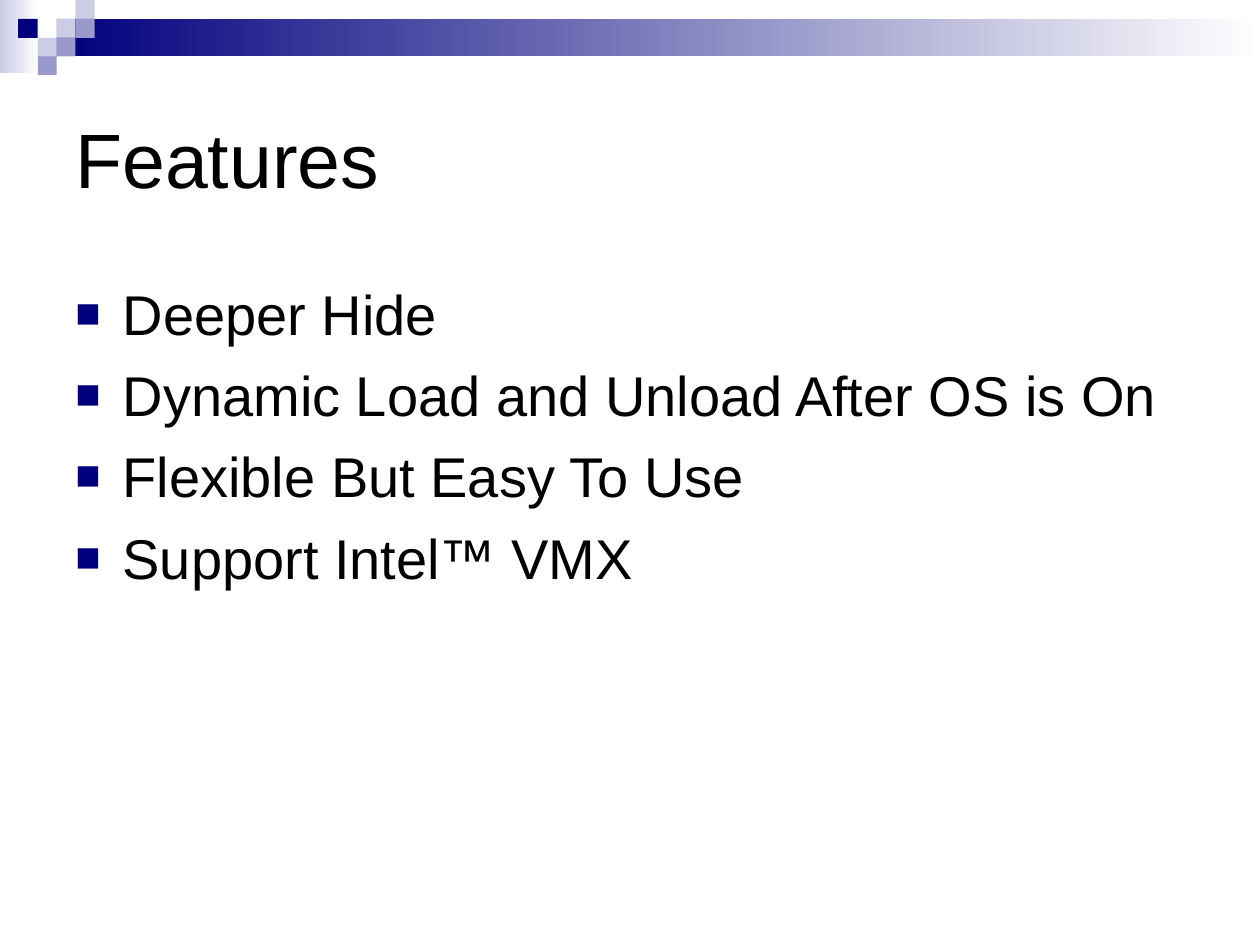
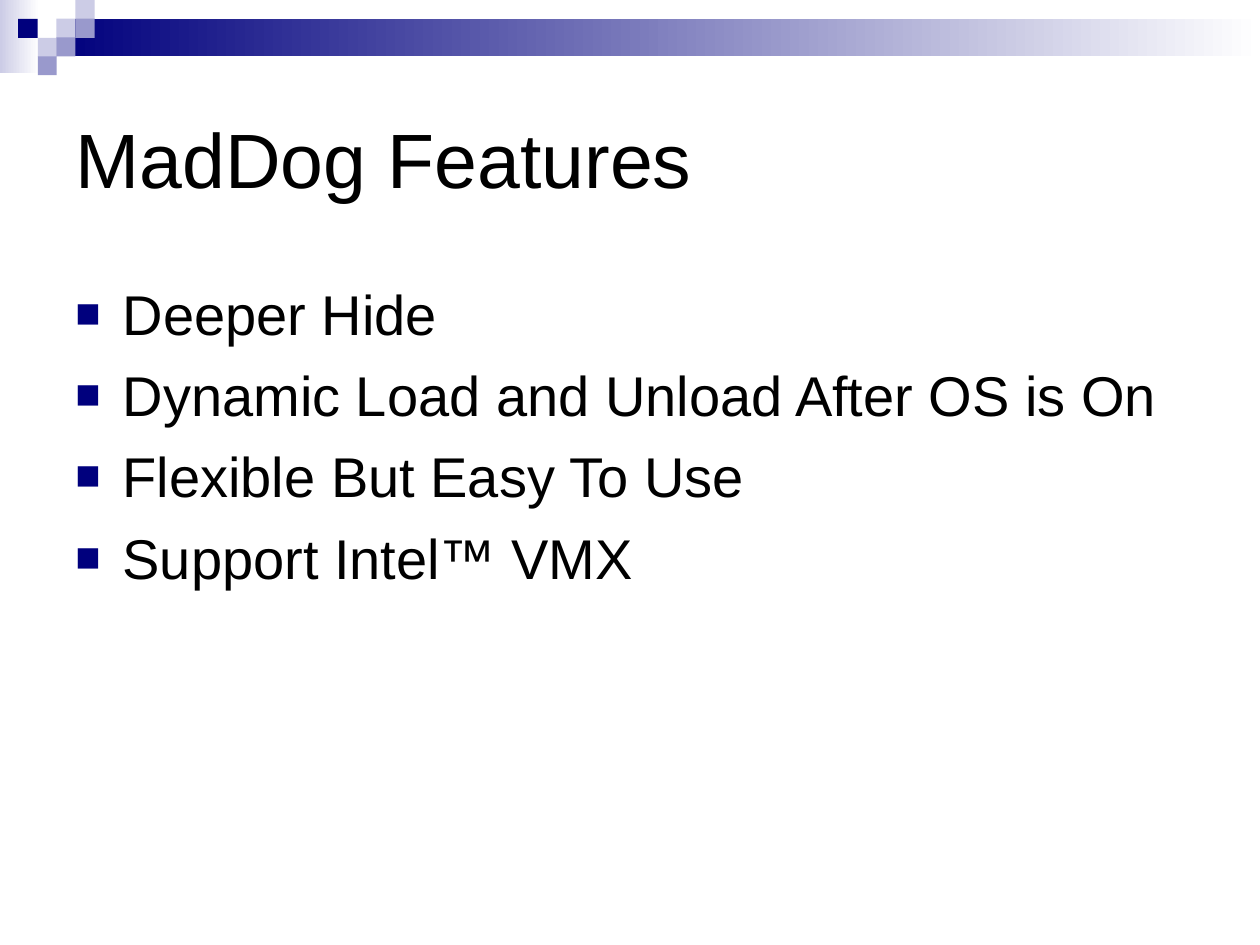
Before and after one commit to xdel/bluepillstudy, a slide deck: slide 4 of Framework/MadDog/doc/MadDog Project.ppt (slide 2 before the commit). Drawn at 1260x945 pixels with LibreOffice and Linux fonts; fonts in the diff are those of the drawing. Boxes give left, top, right and bottom in pixels: in the first picture for what was removed or moved away, otherwise in the second. Text is boxed around its words. In the diff, an @@ line names an element or a change of style, - is before the commit and + after.

```diff
--- a/Framework/MadDog/doc/MadDog Project.ppt
+++ b/Framework/MadDog/doc/MadDog Project.ppt
@@ title at (75,132,692,203): text changed @@
-Features
+MadDog Features
```
Also in this commit, not shown: 2 other slides changed, 4 slides added, 2 slides removed.
